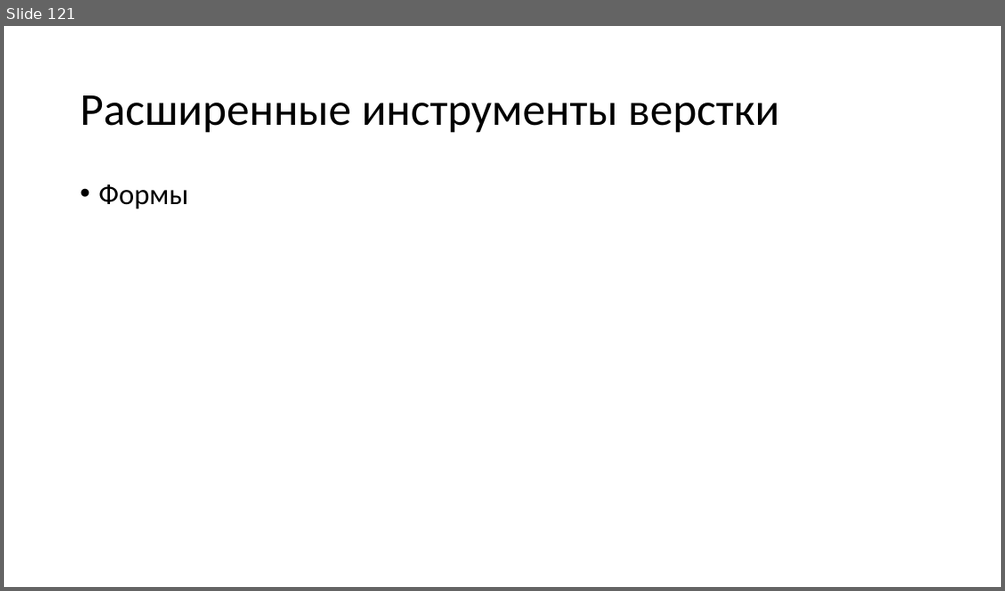
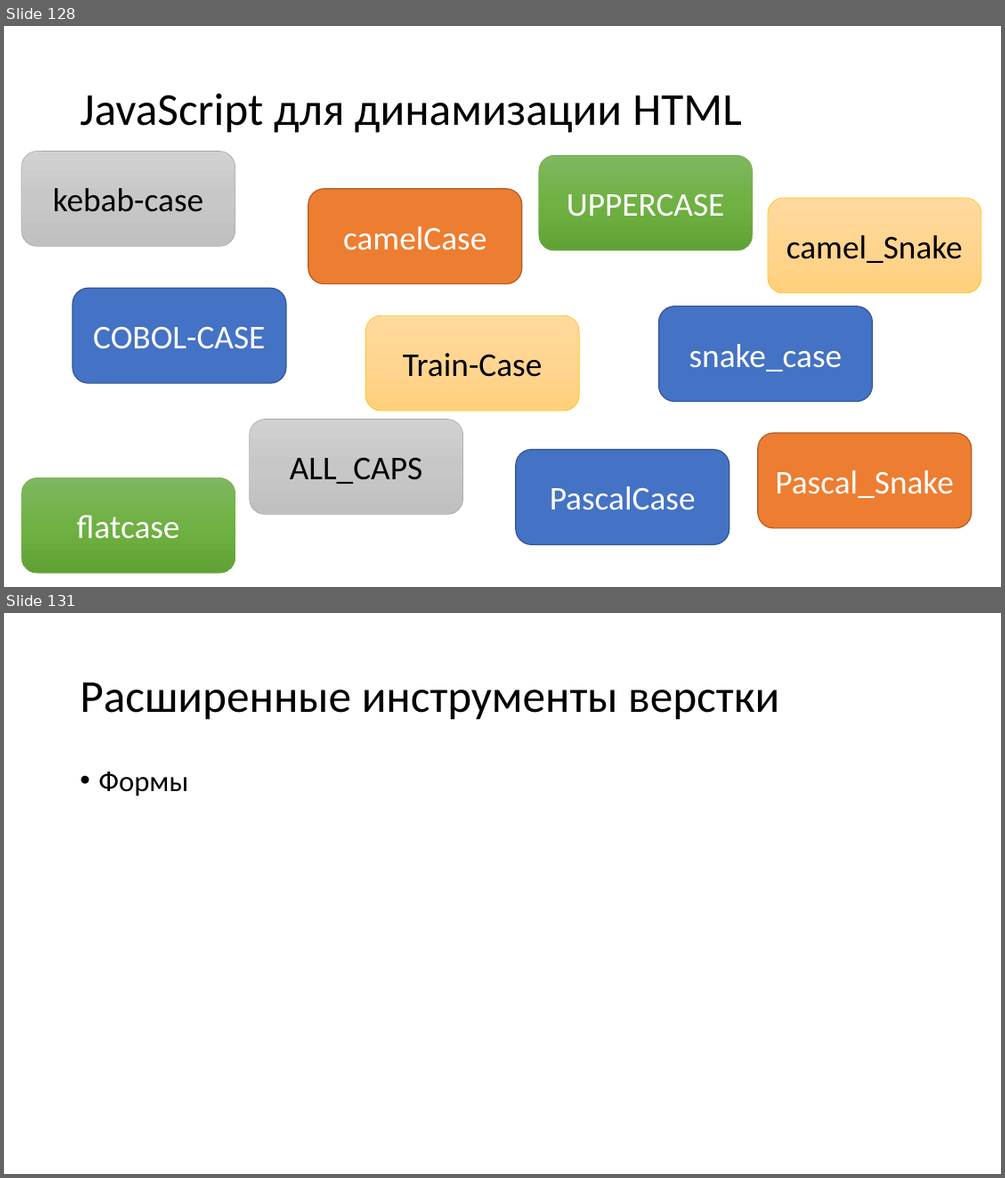
Before and after one commit to heymynameis/web-development, a slide deck: Лекции web.pptx. Shown one above the other, each under a label of ours: slide 121 before the commit, slides 128 and 131 after it; the slides between them are not shown. The pictures are 1005x591 and 1005x1178 pixels, drawn with LibreOffice and Linux fonts; fonts in the diff are those of the drawing. Boxes give left, top, right and bottom in pixels: in the first picture for what was removed or moved away, otherwise in the second. Text is boxed around its words. In the diff, an @@ line names an element or a change of style, - is before the commit and + after.

Commit message:
changed presentation

```diff
--- a/Лекции web.pptx
+++ b/Лекции web.pptx
@@ slide 128 added at [4, 26, 1001, 587], background #FFFFFF @@
@@ title added at [80, 93, 741, 133], 44 pt, text #000000 @@
+JavaScript для динамизации HTML
@@ rounded rectangle added at [21, 151, 235, 246], fill gradient #D2D2D2 to #C8C8C8 to #C0C0C0, outline #A5A5A5 0.5 pt, 32 pt, text #000000 @@
+kebab-case
@@ rounded rectangle added at [539, 155, 752, 250], fill gradient #81B861 to #6FB242 to #62A336, outline #70AD47 0.5 pt, 32 pt, text #FFFFFF @@
+UPPERCASE
@@ rounded rectangle added at [308, 189, 522, 284], fill #ED7D31, outline #AF5C24 1 pt, 32 pt, text #FFFFFF @@
+camelCase
@@ rounded rectangle added at [768, 198, 981, 293], fill gradient #FFDB9E to #FFD590 to #FFD07C, outline #FFC000 0.5 pt, 32 pt, text #000000 @@
+camel_Snake
@@ rounded rectangle added at [73, 288, 287, 383], fill #4472C4, outline #325491 1 pt, 32 pt, text #FFFFFF @@
+COBOL-CASE
@@ rounded rectangle added at [366, 315, 580, 410], fill gradient #FFDB9E to #FFD590 to #FFD07C, outline #FFC000 0.5 pt, 32 pt, text #000000 @@
+Train-Case
@@ rounded rectangle added at [659, 306, 873, 402], fill #4472C4, outline #325491 1 pt, 32 pt, text #FFFFFF @@
+snake_case
@@ rounded rectangle added at [250, 419, 463, 515], fill gradient #D2D2D2 to #C8C8C8 to #C0C0C0, outline #A5A5A5 0.5 pt, 32 pt, text #000000 @@
+ALL_CAPS
@@ rounded rectangle added at [516, 450, 729, 544], fill #4472C4, outline #325491 1 pt, 32 pt, text #FFFFFF @@
+PascalCase
@@ rounded rectangle added at [758, 433, 971, 528], fill #ED7D31, outline #AF5C24 1 pt, 32 pt, text #FFFFFF @@
+Pascal_Snake
@@ rounded rectangle added at [21, 477, 235, 572], fill gradient #81B861 to #6FB242 to #62A336, outline #70AD47 0.5 pt, 32 pt, text #FFFFFF @@
+flatcase
@@ what was slide 121 is now slide 131 @@
```
Also in this commit, not shown: 9 other slides added, 1 other file.
